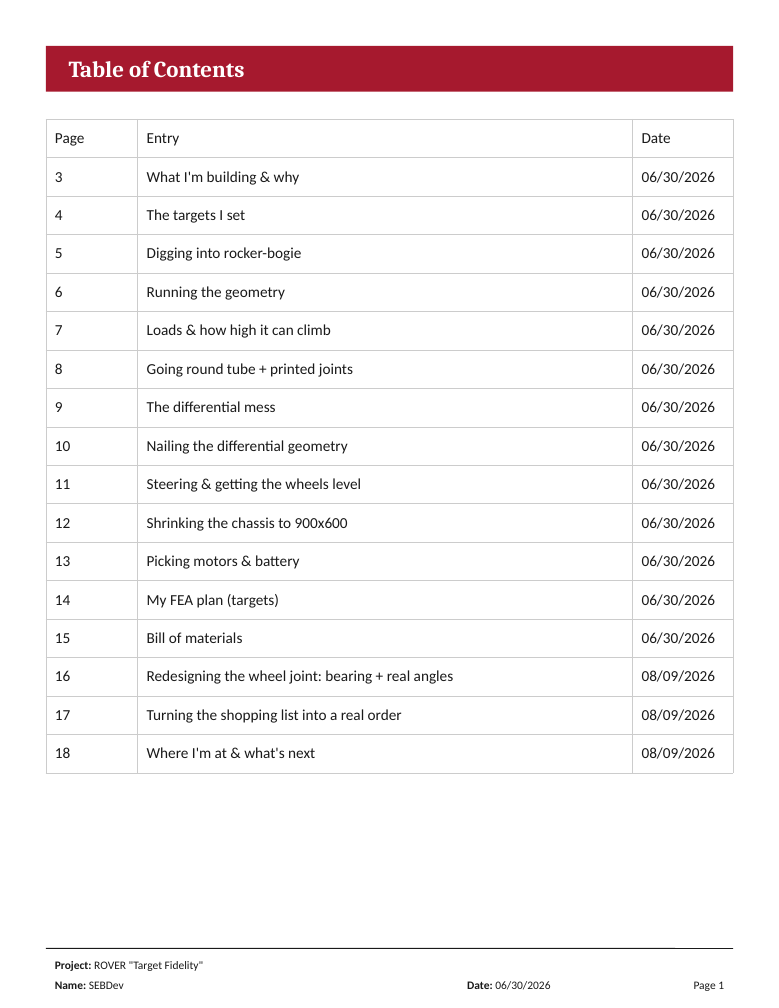
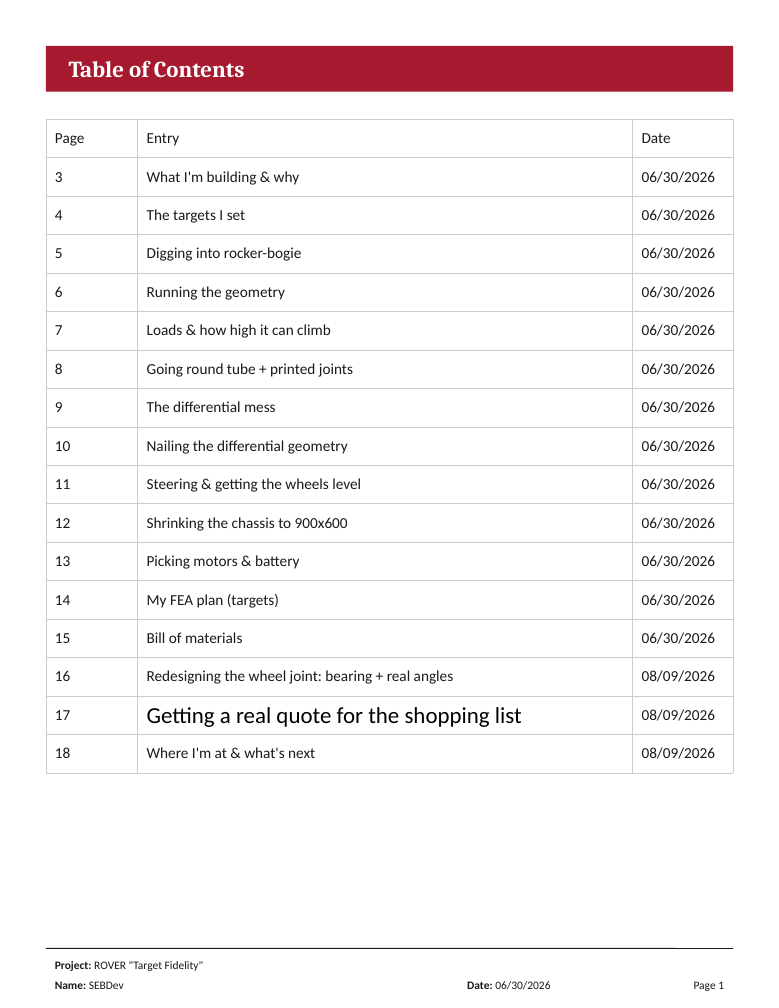
Before and after one commit to tansenseb-wq/ROVER-Target-Fidelity-, a slide deck: slide 2 of Journal/Librito_Rover x_x (CreacionSistemaMecanico) .pptx. Drawn at 779x1008 pixels with LibreOffice and Linux fonts; fonts in the diff are those of the drawing. Boxes give left, top, right and bottom in pixels: in the first picture for what was removed or moved away, otherwise in the second. Text is boxed around its words. In the diff, an @@ line names an element or a change of style, - is before the commit and + after.

```diff
--- a/Journal/Librito_Rover x_x (CreacionSistemaMecanico) .pptx
+++ b/Journal/Librito_Rover x_x (CreacionSistemaMecanico) .pptx
@@ table at bbox=[46, 119, 733, 774] @@
-row 16, column 2: Turning the shopping list into a real order
+row 16, column 2: Getting a real quote for the shopping list
```
Also in this commit, not shown: 7 other slides changed, 4 other files.
